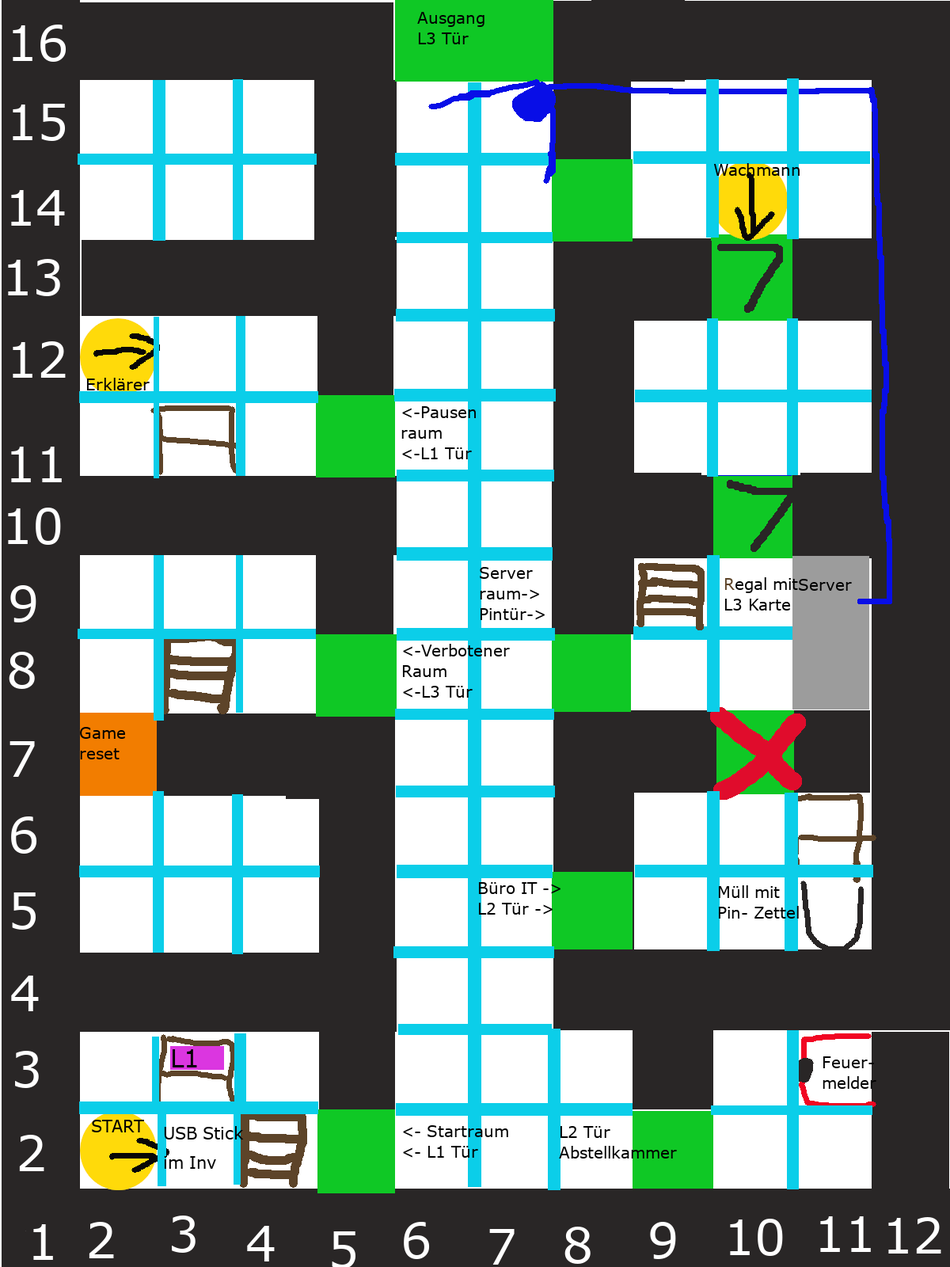
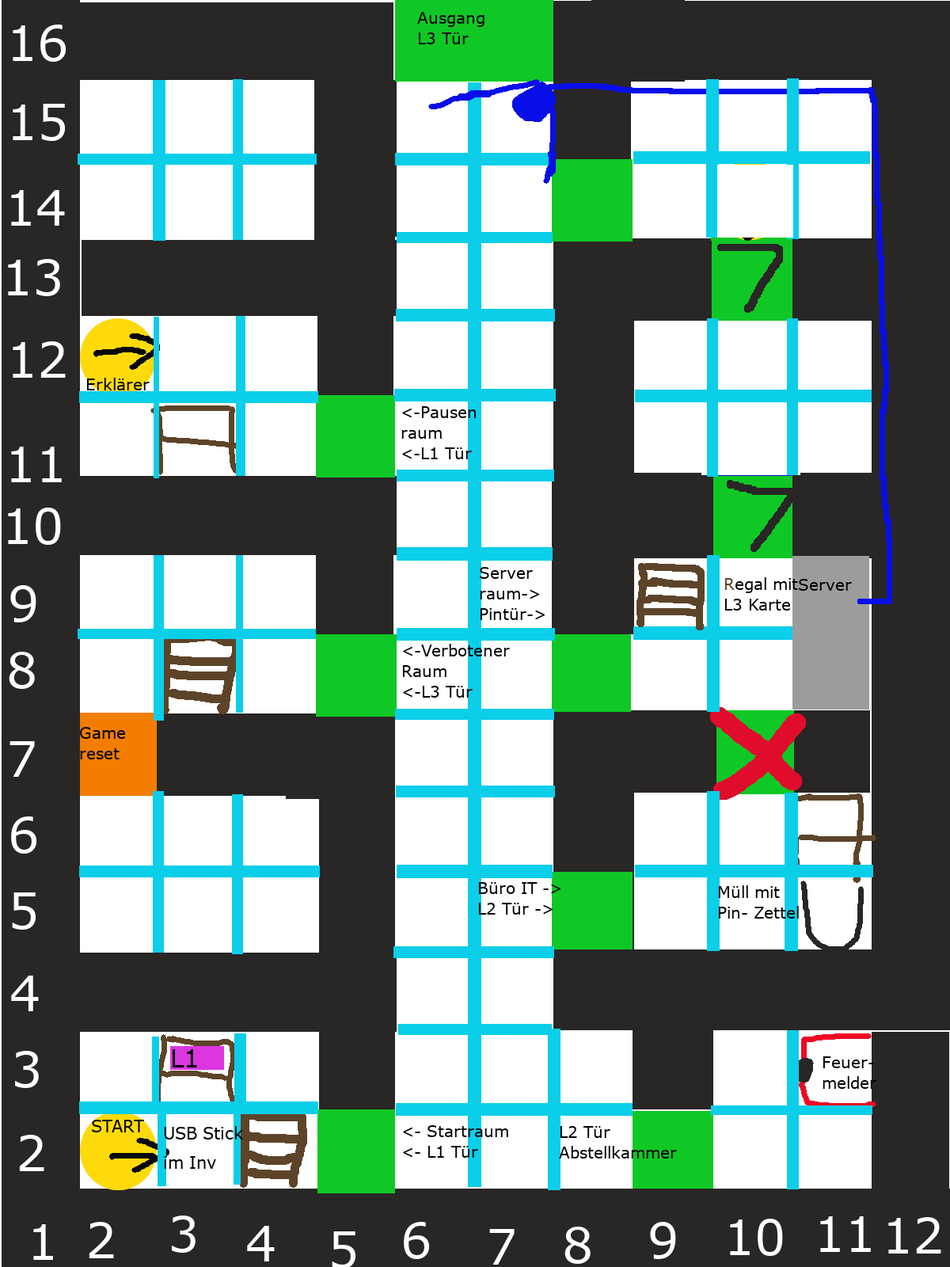
Two versions of the same layered image (950 × 1267). Layer-by-layer changes:
removed layer "Wachmann" over [713, 163, 800, 176]
painted on "Hintergrund" over [717, 164, 794, 238]
